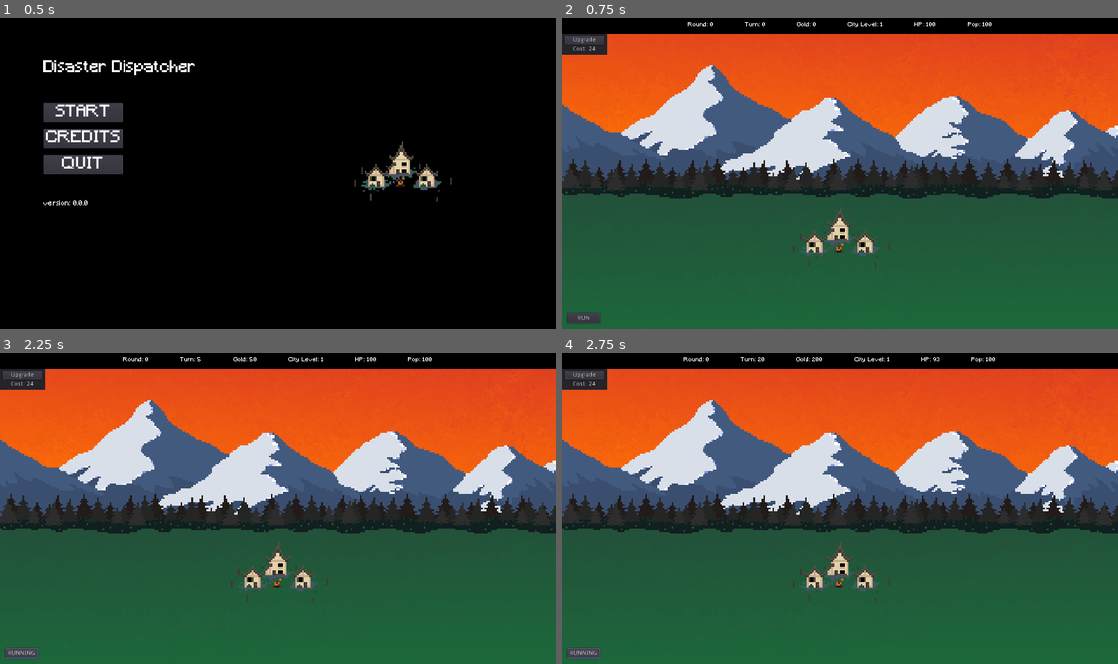
Above: before the commit, frames 1-4 (two rows, left to right).
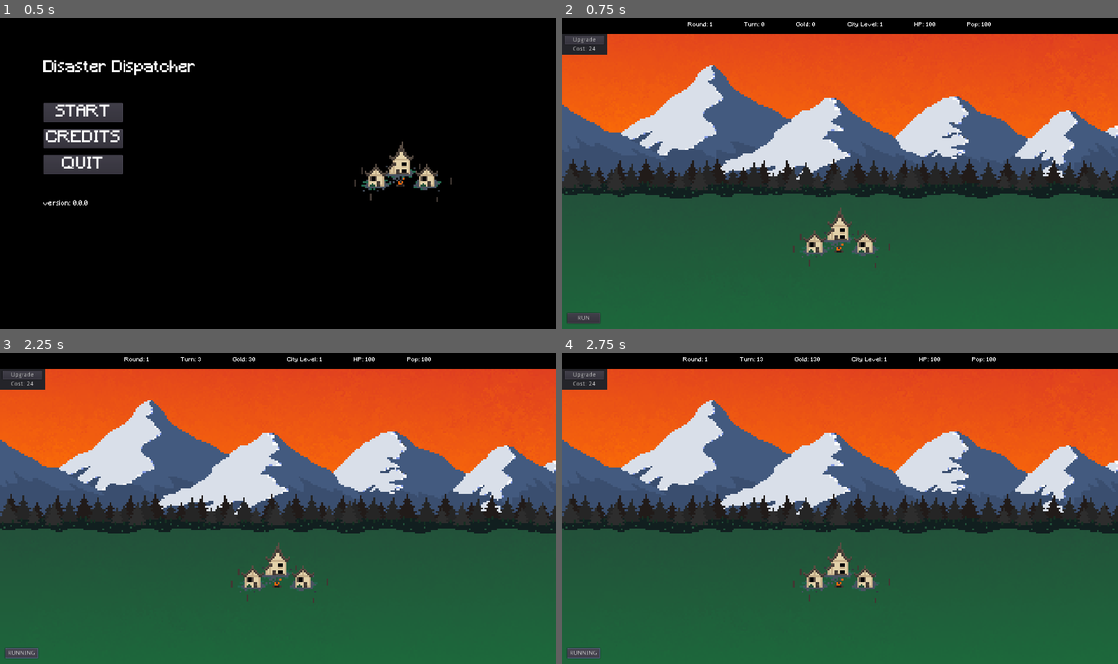
Above: after the commit, the same moments.

Repository: terrainbuilder52/Disaster_Dispatcher
Game: Godot game, scene res://scenes/TitleMenu.tscn
The game is run twice, just before and just after one commit, with the same random seed, the same clock (stepped at 60 frames per second) and the same inputs.
Inputs:
- Up to frame 1 (0.5 s): no input
- Up to frame 2 (0.75 s): click "START" at 0.5 s
- Up to frame 3 (2.25 s): click "Upgrade" at 1.25 s; click "RUN" at 2 s
- Up to frame 4 (2.75 s): no input

Frame 1 is identical in both runs. In frame 2, less than 0.1% of the frame differs, in the area x 26-78%, y 1-4%; in frame 3, 0.2%; in frame 4, 0.2%, in the area x 21-78%, y 1-4%.

Commit message:
Improved** disaster generation

Diff:
--- a/Disaster_Dispatcher/Main_Scene.gd
+++ b/Disaster_Dispatcher/Main_Scene.gd
@@ -1,11 +1,14 @@
 extends Node
 var time = 0
-var time_passed = 1
+var time_passed = 2
 var turn = 0
-var game_round = 0
+var max_turn = 100
+var game_round = 1
+
 
 var disaster_list = []
-var disasters_list = ["CLEAR", "FIRE"]
+var disasters_list = [
+	"CLEAR", "FIRE", "CLEAR", "FLOOD", "CLEAR", "TORNADO", "CLEAR", "RAINBOW", "MONSTER", "PlAGUE"]
 
 signal clear_disaster
 signal fire_disaster
@@ -17,14 +20,13 @@
 
 # Called when the node enters the scene tree for the first time.
 func _ready():
-	disaster_generation()
+	disaster_generation(max_turn)
 
 # Called every frame. 'delta' is the elapsed time since the previous frame.
 func _process(delta):
 	if start_game:
 		time += 1
 		if time > time_passed:
-
 			if disasters_list[0] in disaster_list[turn]: # Clear day
 				emit_signal("clear_disaster")
 			elif disasters_list[1] in disaster_list[turn]: # Fire
@@ -42,24 +44,33 @@
 		$WorldUI/StartGameButton.text = "RUN"
 	elif start_game == true:
 		$WorldUI/StartGameButton.text = "RUNNING"
+
 	#Restart Turn
-	if turn >= 100:
+	if turn >= max_turn:
 		turn = 0
 		start_game = false
 		game_round += 1
 		disaster_list.clear()
-		disaster_generation()
+		disaster_generation(max_turn)
+
+func disaster_generation(round_length):
+	#Generate disaster map
+	for i in range(round_length):
+		if i <= 10:
+			disaster_list.append(disasters_list[0])
+		elif i > 10:
+			disaster_list.append(disasters_list[int(rand_range(0, min(game_round, disasters_list.size())))])
+		else:
+			disaster_list.append(disasters_list[0])
+
+	print(disaster_list)
+
+# SIGNAL FUNCTIONS
+func _on_City_has_died():
+	get_tree().change_scene("res://scenes/EndScreen.tscn")
 
 func _on_Turn_passed():
-		emit_signal("turn_passed")
+	emit_signal("turn_passed")
 
 func _on_StartGameButton_pressed():
 	start_game = true
-
-func disaster_generation():
-	#Generate disaster map
-	for i in range(100):
-		disaster_list.append(disasters_list[int(rand_range(0, disasters_list.size()))])
-
-func _on_City_has_died():
-	get_tree().change_scene("res://scenes/EndScreen.tscn")
